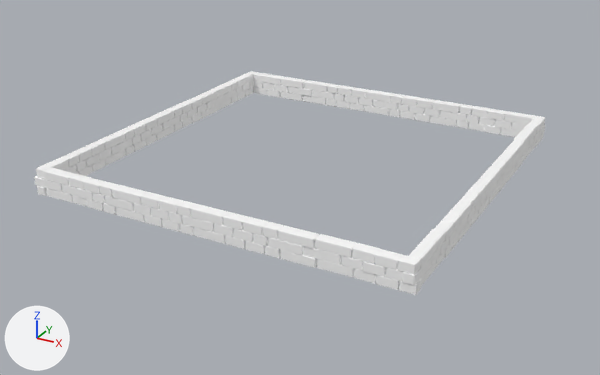
An edit to the FBX model project/Assets/models/Ground/L1Ground.fbx, drawn before and after from the same camera.
The view is the same before and after, from a 50 mm lens placed at (-5.1, -31.2, 22.3), pointed at (-19.4, -5.2, 9.3). Arrows for +X, +Y and +Z are at lower left; the lights stay in place. Where no turn or scale is listed for an object, it has been applied to the vertices.
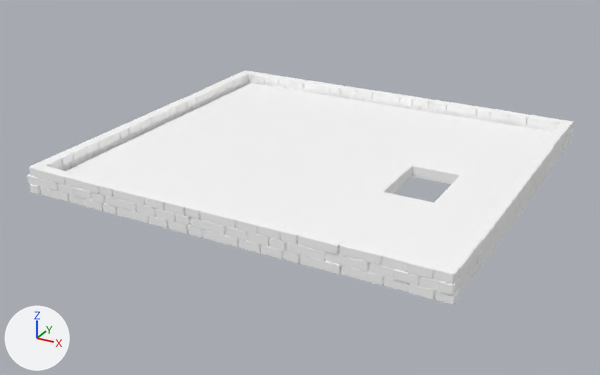
Where the newer file only moved an object's origin or applied its transform, the numbers keep the older frame.

Changed parts and their boxes [x1, y1, x2, y2] in the pictures (600 x 375 px):
```json
{"object": "polySurface1107", "change": "added", "after": [67, 83, 551, 265]}
{"object": "polySurface1108", "change": "mesh rescaled", "before": [34, 71, 545, 295], "after": [27, 70, 573, 305], "on screen": "7% wider"}
```

Edits to the scene script, one JSON object a line:
```json
{"block": "me_mesh", "where": "me_mesh.from_pydata(...)  # 6732 vertices, 5304 faces; spans x -26.81..-12.06, y -11.75..2.97, z 9.99..10.96"}
{"block": "me_mesh", "where": "# used by ob_polysurface1108; location = (0.0, 0.0, 0.0)"}
{"block": "me_mesh", "change": "me_mesh part 1: the whole mesh is scaled about its middle by (1.1, 1, 1), then moved by (0.4, 0.0, 0.0)"}
{"op": "add", "block": "me_mesh_1", "code": ["me_mesh_1 = bpy.data.meshes.new('Mesh')", "me_mesh_1.from_pydata([(-13.5, -3.9, 10.1), (-13.5, -6.6, 10.1), (-13.5, -6.6, 10.5), (-13.5, -3.9, 10.5), (-15.4, -6.6, 10.1), (-15.4, -6.6, 10.5), (-15.4, -3.9, 10.1), (-11.2, 2.5, 10.1), (-11.2, -11.3, 10.1), (-11.2, 2.5, 10.5), (-11.2, -11.3, 10.5), (-26.4, -11.3, 10.1), (-26.4, -11.3, 10.5), (-15.4, -3.9, 10.5), (-26.4, 2.5, 10.5), (-26.4, 2.5, 10.1)], [], [(0, 1, 2, 3), (1, 4, 5, 2), (4, 1, 8, 11), (8, 7, 9, 10), (11, 8, 10, 12), (13, 3, 9, 14), (4, 6, 13, 5), (3, 13, 6, 0), (15, 11, 12, 14), (14, 9, 7, 15), (12, 5, 13, 14), (10, 2, 5, 12), (10, 9, 3, 2), (7, 0, 6, 15), (8, 1, 0, 7), (15, 6, 4, 11)])", "me_mesh_1.materials.append(mat_color)  # its picture is missing"]}
{"op": "add", "block": "ob_polysurface1107", "code": ["ob_polysurface1107 = bpy.data.objects.new('polySurface1107', me_mesh_1)", "ob_polysurface1107.location = (0.0, 0.0, 0.0)"]}
```
